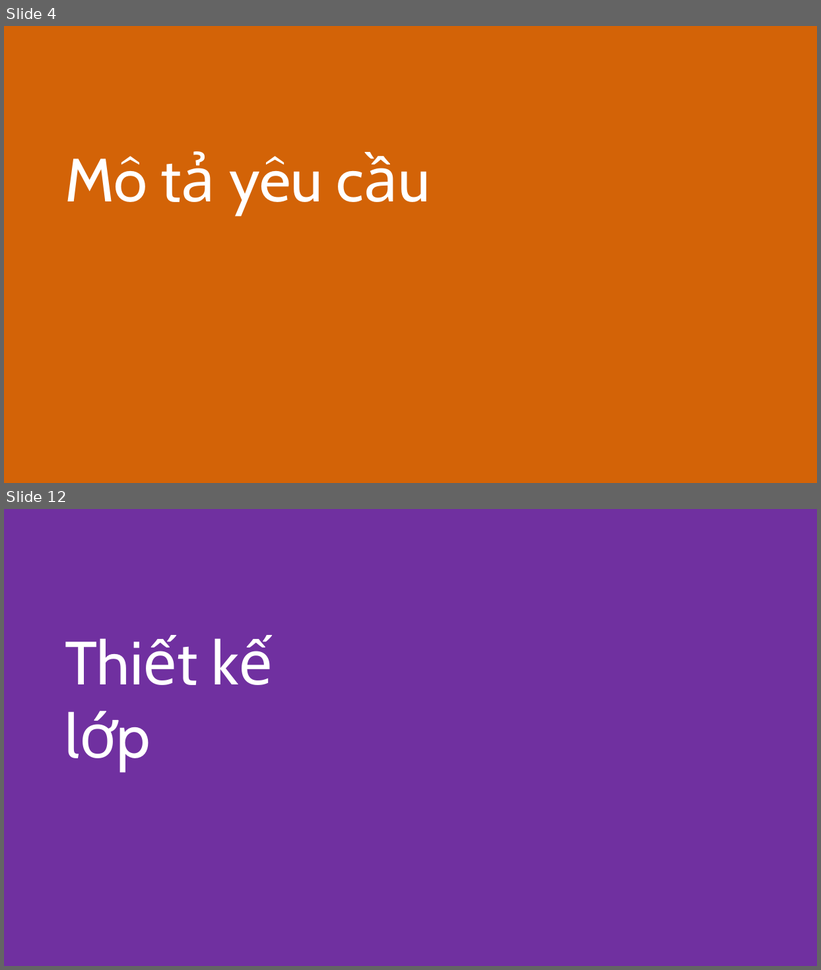
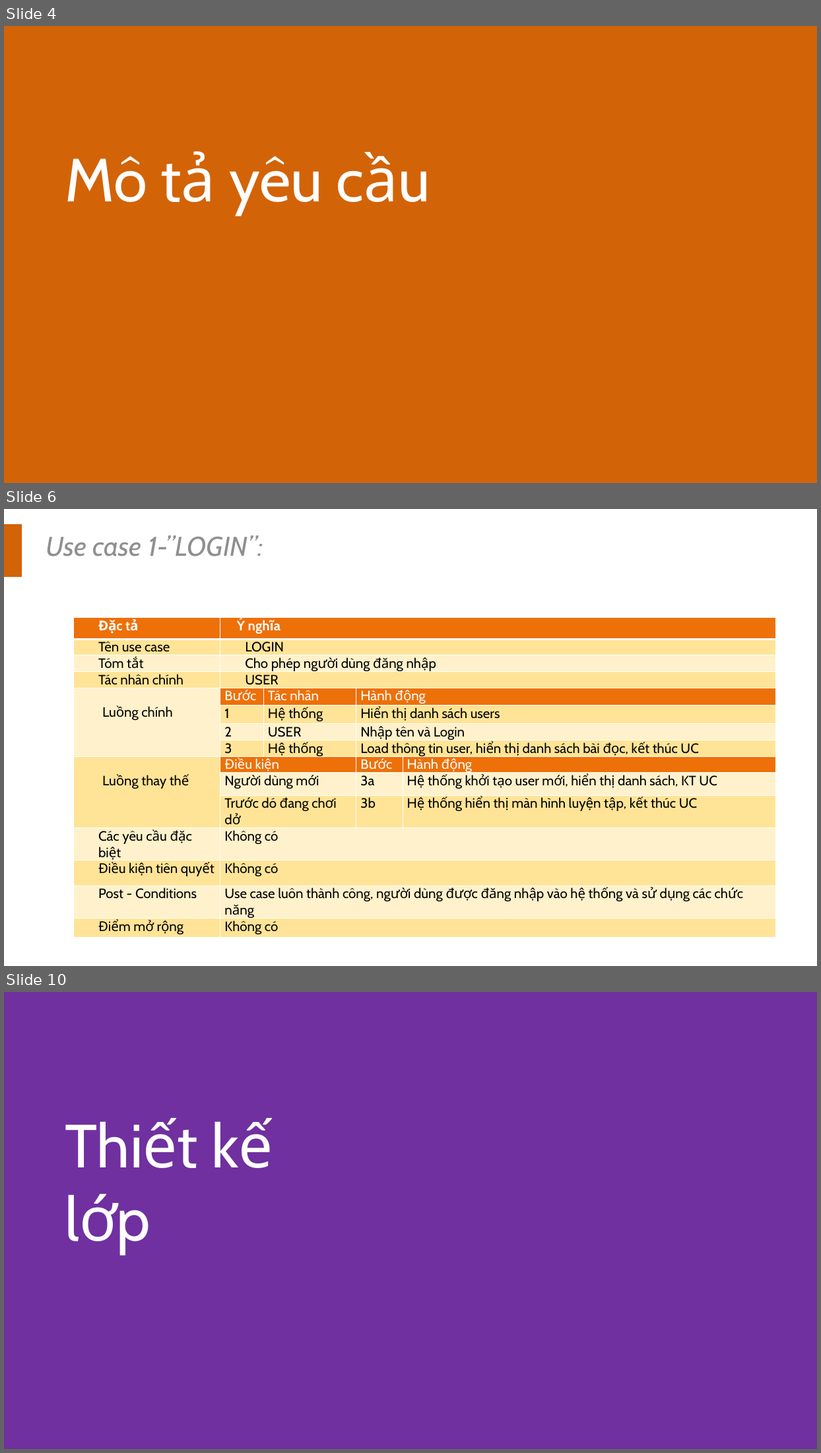
Before and after one commit to yuyuvn/OOP-Learning-English, a slide deck: documents/SlidebaocaoOOT.pptx. Shown one above the other, each under a label of ours: slides 4 and 12 before the commit, slides 4, 6 and 10 after it; the slides between them are not shown. The pictures are 821x970 and 821x1453 pixels, drawn with LibreOffice and Linux fonts; fonts in the diff are those of the drawing. Boxes give left, top, right and bottom in pixels: in the first picture for what was removed or moved away, otherwise in the second. Text is boxed around its words. In the diff, an @@ line names an element or a change of style, - is before the commit and + after.

```diff
--- a/documents/SlidebaocaoOOT.pptx
+++ b/documents/SlidebaocaoOOT.pptx
@@ slide 6 added at (x1=4, y1=509, x2=817, y2=966), background #FFFFFF @@
@@ rectangle added at (x1=4, y1=524, x2=21, y2=577), fill #D36307, outline #D36307 0.85 pt @@
@@ text added at (x1=46, y1=535, x2=263, y2=557), 32 pt, text #8F8F8F, italic @@
+Use case 1-”LOGIN”:
@@ table added at (x1=73, y1=618, x2=776, y2=937), 15 rows, 5 columns @@
+Đặc tả | Ý nghĩa |  |  | 
+Tên use case | LOGIN |  |  | 
+Tóm tắt | Cho phép người dùng đăng nhập |  |  | 
+Tác nhân chính | USER |  |  | 
+Luồng chính | Bước | Tác nhân | Hành động | 
+ | 1 | Hệ thống | Hiển thị danh sách users | 
+ | 2 | USER | Nhập tên và Login | 
+ | 3 | Hệ thống | Load thông tin user, hiển thị danh sách bài đọc, kết thúc UC | 
+Luồng thay thế | Điều kiện |  | Bước | Hành động
+ | Người dùng mới |  | 3a | Hệ thống khởi tạo user mới, hiển thị danh sách, KT UC
+ | Trước dó đang chơi dở |  | 3b | Hệ thống hiển thị màn hình luyện tập, kết thúc UC
+Các yêu cầu đặc biệt | Không có |  |  | 
+Điều kiện tiên quyết | Không có |  |  | 
+Post - Conditions | Use case luôn thành công, người dùng được đăng nhập vào hệ thống và sử dụng các chức năng |  |  | 
+Điểm mở rộng | Không có |  |  | 
@@ what was slide 12 is now slide 10 @@
```
Also in this commit, not shown: 2 slides changed, 2 other slides added, 5 slides removed, 5 other files.
